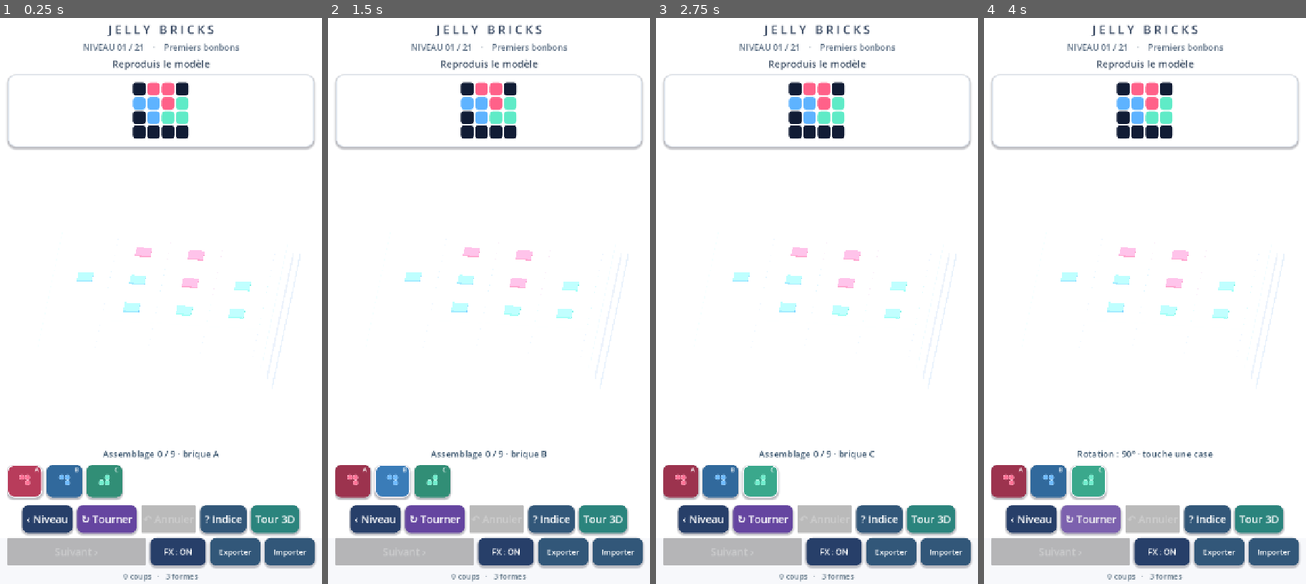
Above: before the commit, frames 1-4 (left to right).
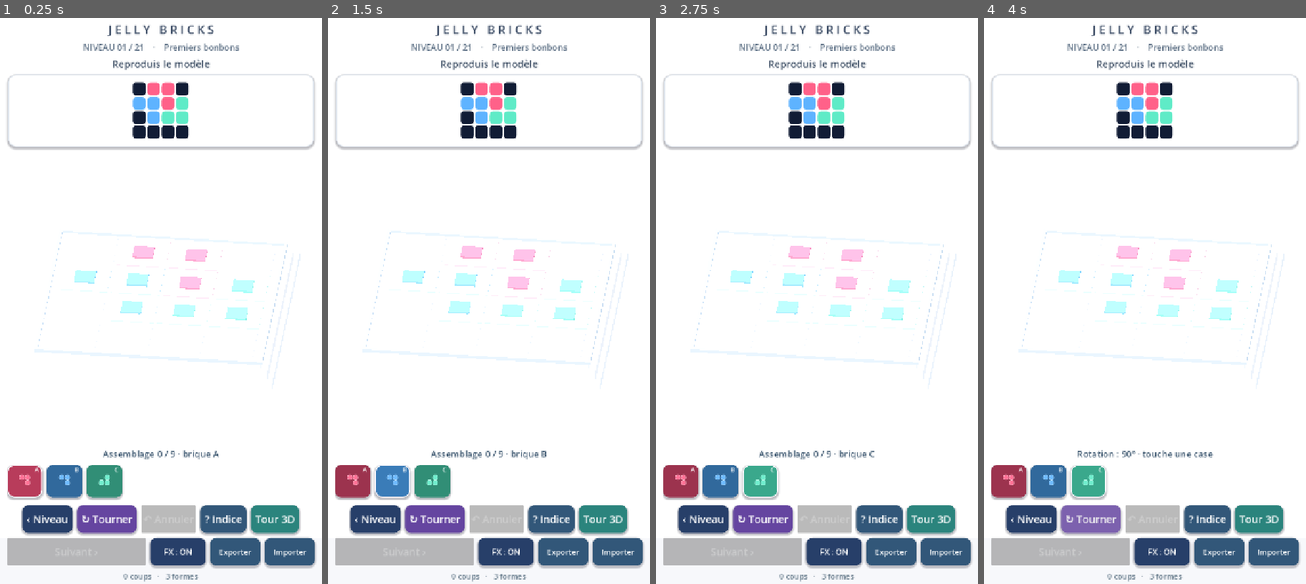
Above: after the commit, the same moments.

Repository: dbrckk/Jelly-bricks
Game: Godot game, scene res://scenes/main.tscn
The game is run twice, just before and just after one commit, with the same random seed, the same clock (stepped at 60 frames per second) and the same inputs.
Inputs (mouse positions are in pixels of both pictures, inside the frame that each line leads up to):
- Up to frame 1 (0.25 s): no input
- Up to frame 2 (1.5 s): click (353, 482) at 0.52 s; click (392, 482) at 1.27 s
- Up to frame 3 (2.75 s): click (759, 482) at 2.02 s
- Up to frame 4 (4 s): click "‹ Niveau" at 2.75 s; click "↻ Tourner" at 3.5 s

The runs differ from the first frame. In frame 1, 0.7% of the frame differs, in the area x 11-90%, y 37-61%; in frame 2, 0.7%; in frame 3, 0.7%; in frame 4, 0.7%.

Commit message:
feat(android): premium jelly puzzle visuals and board contrast in 0.9.50
* feat(graphics): give puzzle Jelly saturated lacquer and molded photographic bevel reflections

* feat(android): contrast targets and plinth, ground jelly and polish only placed puzzle pieces

* test(godot): assert puzzle lacquer, translucent ghost and stronger grounding are isolated

* test(opengl): validate stronger 21-level target pigments on the real MultiMesh

* build(android): version 0.9.50 premium Jelly puzzle visuals

Diff:
--- a/native-godot/scripts/game_root.gd
+++ b/native-godot/scripts/game_root.gd
@@ -163,6 +163,8 @@
     stud_mesh = GEL_MESH.build_stud()
     contact_shadow_material = ShaderMaterial.new()
     contact_shadow_material.shader = preload("res://shaders/contact_shadow.gdshader")
+    # A shared stronger contact is cheaper than mobile shadow maps.
+    contact_shadow_material.set_shader_parameter("strength", .34)
     board = Node3D.new()
     board.name = "JellyBoard"
     add_child(board)
@@ -899,18 +901,18 @@
     rim.position.y = -.24
     board.add_child(rim)
     var platform := _box_mesh(Vector3(size + .28, .21, size + .28),
-        Color("#ffffff"), .52)
+        Color("#e5ebf5"), .78)
     platform.position.y = -.115
     board.add_child(platform)
     # Thin four-sided soft glow separates the board from the dark scene.
-    var trim_color := Color("#d8e5ee")
+    var trim_color := Color("#b5c9df")
     for side in [-1.0, 1.0]:
         var long_rail := _box_mesh(Vector3(size + .34, .065, .054),
-            trim_color, .12, .60)
+            trim_color, .22, .26)
         long_rail.position = Vector3(0, .002, side * (float(size) * .5 + .14))
         board.add_child(long_rail)
         var short_rail := _box_mesh(Vector3(.054, .065, size + .34),
-            trim_color, .12, .60)
+            trim_color, .22, .26)
         short_rail.position = Vector3(side * (float(size) * .5 + .14), .002, 0)
         board.add_child(short_rail)
     # Keep two instanced meshes regardless of grid size: the broad satin
@@ -927,14 +929,14 @@
                 .022, r + .5 - size / 2.0)
             var target_color := Color("#edf0f5")
             if wanted.has(at):
-                target_color = Color(PALETTE[wanted[at]]).lerp(Color.WHITE, .78)
+                target_color = Color(PALETTE[wanted[at]]).lerp(Color.WHITE, .59)
                 target_positions.append(position + Vector3(0, .025, 0))
                 target_tints.append(Color(PALETTE[wanted[at]]).lerp(Color.WHITE, .18))
             floor_positions.append(position)
             floor_tints.append(target_color)
     _add_stage_batch("FloorBatch", Vector3(.936, .016, .936),
         floor_positions, floor_tints, .55)
-    _add_stage_batch("TargetBatch", Vector3(.29, .029, .29),
+    _add_stage_batch("TargetBatch", Vector3(.39, .029, .39),
         target_positions, target_tints, .27)
     _rebuild_placements()
     _draw_preview(Vector2i(-10, -10))
@@ -971,7 +973,10 @@
     material.set_shader_parameter("candy_tint", tint)
     material.set_shader_parameter("detail", 1.0)
     material.set_shader_parameter("sheen", 0.17 if preview else 0.48)
-    material.set_shader_parameter("gel_opacity", 0.42 if preview else 0.95)
+    material.set_shader_parameter("gel_opacity", 0.42 if preview else 0.97)
+    # Keep the placement ghost translucent while finished puzzle candy
+    # catches light with the same clean photographic finish as studio Jelly.
+    material.set_shader_parameter("puzzle_lacquer", 0.0 if preview else 1.0)
     if preview:
         material.set_shader_parameter("candy_tint",
             _preview_tint(id, placement, turns))
--- a/native-godot/shaders/jelly.gdshader
+++ b/native-godot/shaders/jelly.gdshader
@@ -18,6 +18,9 @@
 // Independent, camera-reactive lacquer bead along molded bevels.
 // Defaults to zero for all 21 puzzle levels and legacy materials.
 uniform float studio_wet_edge : hint_range(0.0, 1.0) = 0.0;
+// Premium lacquer for placed puzzle pieces. Preview ghosts and the studio
+// use their existing independent material paths; no extra draw calls.
+uniform float puzzle_lacquer : hint_range(0.0, 1.0) = 0.0;
 varying vec3 jelly_local;
 
 void vertex() {
@@ -58,7 +61,7 @@
     // polished bricks; retain the legacy cloud for the 21 puzzle levels
     // and the translucent placement preview.
     float dense = 0.0;
-    if (studio_finish < .75) {
+    if (studio_finish < .75 && puzzle_lacquer < .5) {
         dense = sin(jelly_local.x * 5.8 + jelly_local.z * 3.6) *
             cos(jelly_local.z * 7.3 - jelly_local.y * 5.0);
     }
@@ -68,7 +71,7 @@
     // Retain the original microbubbles only in the 21 puzzle materials
     // and the faint placement ghost, where the original look is desired.
     float bubble = 0.0;
-    if (studio_finish < 0.75) {
+    if (studio_finish < 0.75 && puzzle_lacquer < .5) {
         bubble = pow(max(sin(jelly_local.x * 23.0) *
             sin(jelly_local.z * 25.0), 0.0), 18.0);
     }
@@ -260,9 +263,40 @@
             clamp(upper_liquid_rim * .50 +
                 transmitted_window * .27, 0.0, .43));
     }
+    // The 21 puzzle bricks were diffuse pink/blue slabs with dotted noise.
+    // Their REAL curved mesh already has y=.523 molded bevels and y=.56 tops.
+    // Keep saturated dye in the volume; place white light ONLY in focused,
+    // camera-dependent lacquer reflections and at the real rounded rim.
+    // Uniform branch is disabled on preview ghosts and studio/gallery Jelly.
+    if (puzzle_lacquer > .001 && studio_glass < .001) {
+        float top_cap = smoothstep(.12, .88, n.y);
+        float dyed_side = mix(.66, .91, top_cap);
+        vec3 candy_body = candy_tint.rgb * dyed_side;
+        jelly_color = mix(jelly_color, candy_body,
+            puzzle_lacquer * .70 * (1.0 - fresnel * .24));
+        vec3 reflected_eye = reflect(-eye, n);
+        float broad_card = pow(max(dot(reflected_eye,
+            normalize(vec3(-.45, .76, .47))), 0.0), 13.0);
+        float slim_card = pow(max(dot(reflected_eye,
+            normalize(vec3(.58, .63, -.51))), 0.0), 32.0);
+        float molded_bevel = 1.0 - smoothstep(.016, .075,
+            abs(jelly_local.y - .523));
+        float wall_bevel = 1.0 - smoothstep(.58, .94, n.y);
+        float rim = molded_bevel * wall_bevel *
+            smoothstep(.035, .40, facing);
+        jelly_color += puzzle_lacquer * (
+            vec3(1.0, .995, .97) * broad_card * .23 +
+            vec3(.92, .96, 1.0) * slim_card * .14 +
+            vec3(.92, .98, 1.0) * rim * .16);
+        // Restore the amber error rim after the pigment polish; otherwise
+        // the smoother shader could hide an incorrect gameplay placement.
+        jelly_color = mix(jelly_color, vec3(1.0, .58, .16),
+            mismatch * fresnel * .38);
+    }
     ALBEDO = jelly_color;
     METALLIC = .015;
-    ROUGHNESS = mix(mix(.25, .115, detail), .085, studio_glass * .56);
+    ROUGHNESS = mix(mix(mix(.25, .115, detail), .085,
+        studio_glass * .56), .11, puzzle_lacquer);
     SPECULAR = .98;
     EMISSION = candy_tint.rgb * (.018 + inner_glow * .023) +
         vec3(.34, .42, .65) * fresnel * .19 +
@@ -270,7 +304,7 @@
         vec3(.98, .44, .06) * mismatch * (fresnel * .36 + .035);
     // Product gel is dyed, not a neon LED: reduce unwanted washed-out
     // emission while leaving the existing puzzle material untouched.
-    EMISSION *= 1.0 - studio_glass * .30;
+    EMISSION *= 1.0 - studio_glass * .30 - puzzle_lacquer * .37;
     // Native gel has real alpha; the outline becomes more solid as the
     // viewing angle becomes glancing, a common candy/glass cue.
     // Studio candy must appear deeply colored, not fade into its white
--- a/native-godot/tests/capture.gd
+++ b/native-godot/tests/capture.gd
@@ -55,7 +55,7 @@
                     var cell := Vector2i(row, col)
                     var expected_tint := Color("#edf0f5")
                     if game.wanted.has(cell):
-                        expected_tint = Color(game.PALETTE[game.wanted[cell]]).lerp(Color.WHITE, .78)
+                        expected_tint = Color(game.PALETTE[game.wanted[cell]]).lerp(Color.WHITE, .59)
                     var actual_tint: Color = floor.multimesh.get_instance_color(idx)
                     if absf(actual_tint.r - expected_tint.r) > .02 \
                             or absf(actual_tint.g - expected_tint.g) > .02 \
--- a/native-godot/tests/validate.gd
+++ b/native-godot/tests/validate.gd
@@ -1453,7 +1453,18 @@
                 push_error("Preview/placed studio geometry and contact shadow disagree")
                 quit(1)
                 return
+            var gel_paint: ShaderMaterial = preview_a.get_child(0).material_override
             var ghost_mat: ShaderMaterial = preview_b.get_child(0).material_override
+            # Premium puzzle lighting must NEVER turn the placement ghost
+            # opaque, or change the separate Gallery/studio shader contract.
+            if float(gel_paint.get_shader_parameter("puzzle_lacquer")) < .99 \
+                    or float(ghost_mat.get_shader_parameter("puzzle_lacquer")) > .001 \
+                    or float(gel_paint.get_shader_parameter("gel_opacity")) < .96 \
+                    or float(game.contact_shadow_material.get_shader_parameter(
+                        "strength")) < .32:
+                push_error("Premium puzzle lacquer, ghost isolation or stronger grounding lost")
+                quit(1)
+                return
             if float(ghost_mat.get_shader_parameter("sheen")) > .22:
                 push_error("Jelly preview reflection is too distracting")
                 quit(1)
Not shown, changed: native-godot/export_presets.cfg
